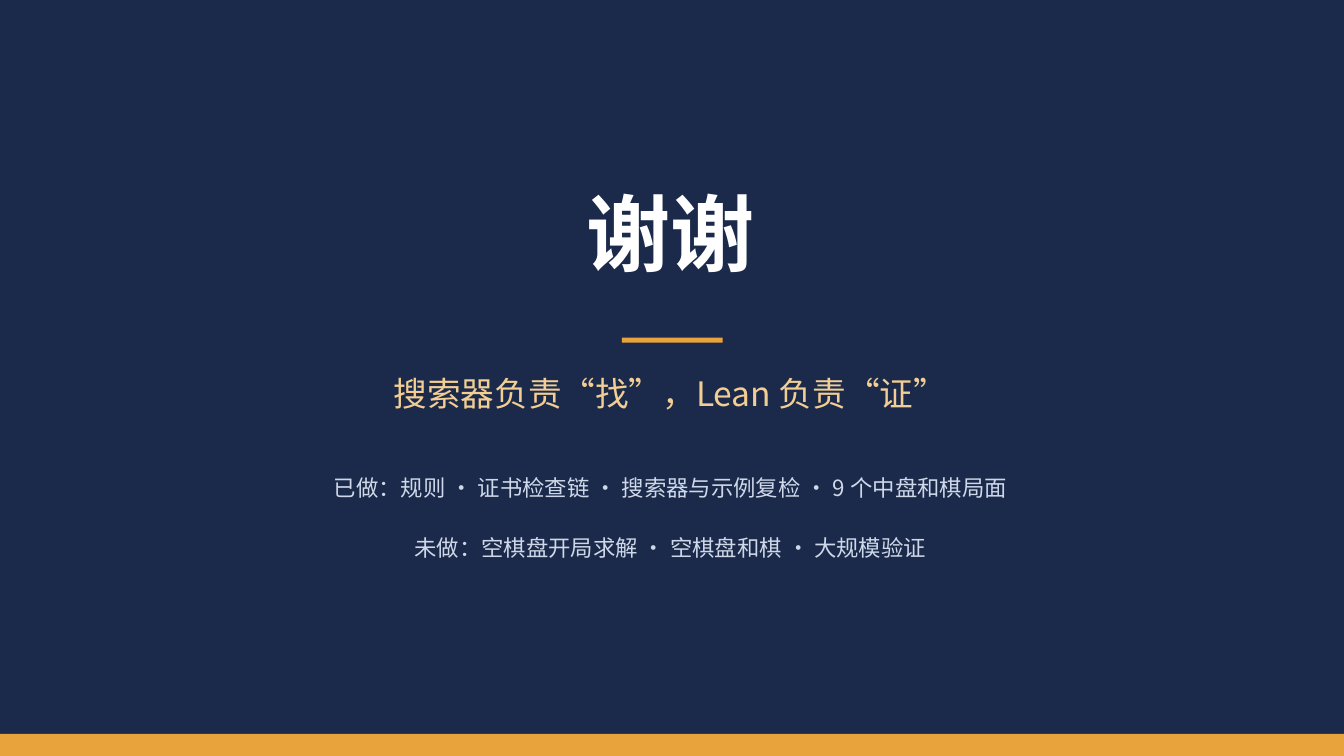
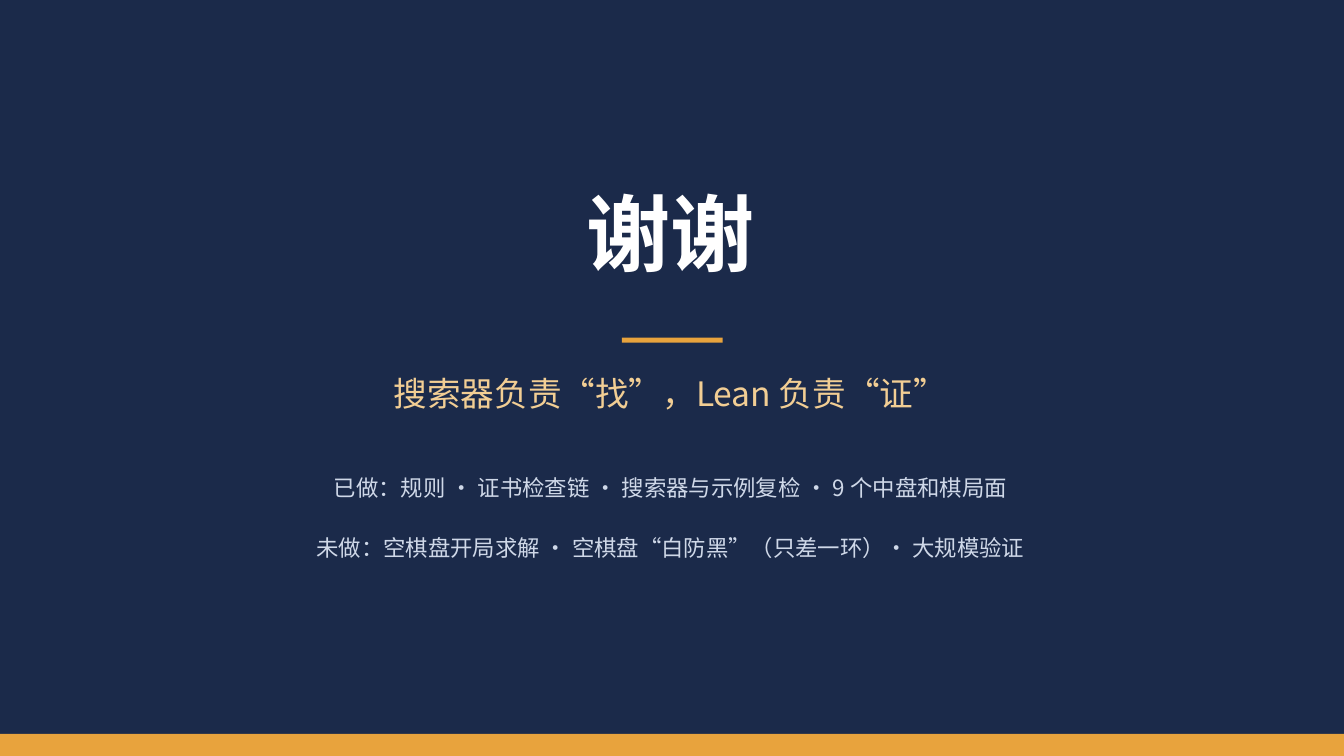
Before and after one commit to 123tg/GomokuFormalization, a slide deck: slide 28 of 五子棋项目阶段汇报.pptx. Drawn at 1344x756 pixels with LibreOffice and Linux fonts; fonts in the diff are those of the drawing. Boxes give left, top, right and bottom in pixels: in the first picture for what was removed or moved away, otherwise in the second. Text is boxed around its words. In the diff, an @@ line names an element or a change of style, - is before the commit and + after.

Commit message:
docs: regenerate chapter PPT (28p) with exact remaining-gap wording; scripts updated

```diff
--- a/五子棋项目阶段汇报.pptx
+++ b/五子棋项目阶段汇报.pptx
@@ text at [316, 537, 1024, 558]: text changed @@
-未做：空棋盘开局求解 · 空棋盘和棋 · 大规模验证
+未做：空棋盘开局求解 · 空棋盘“白防黑”（只差一环）· 大规模验证
```
Also in this commit, not shown: 1 other slide changed, 2 other files.
